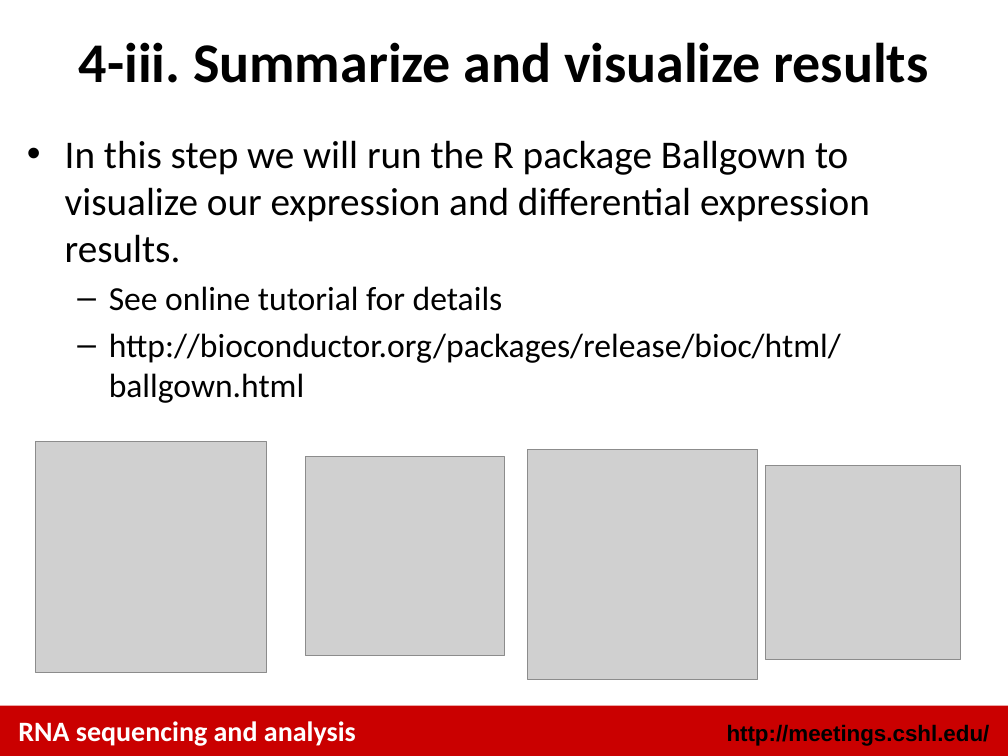
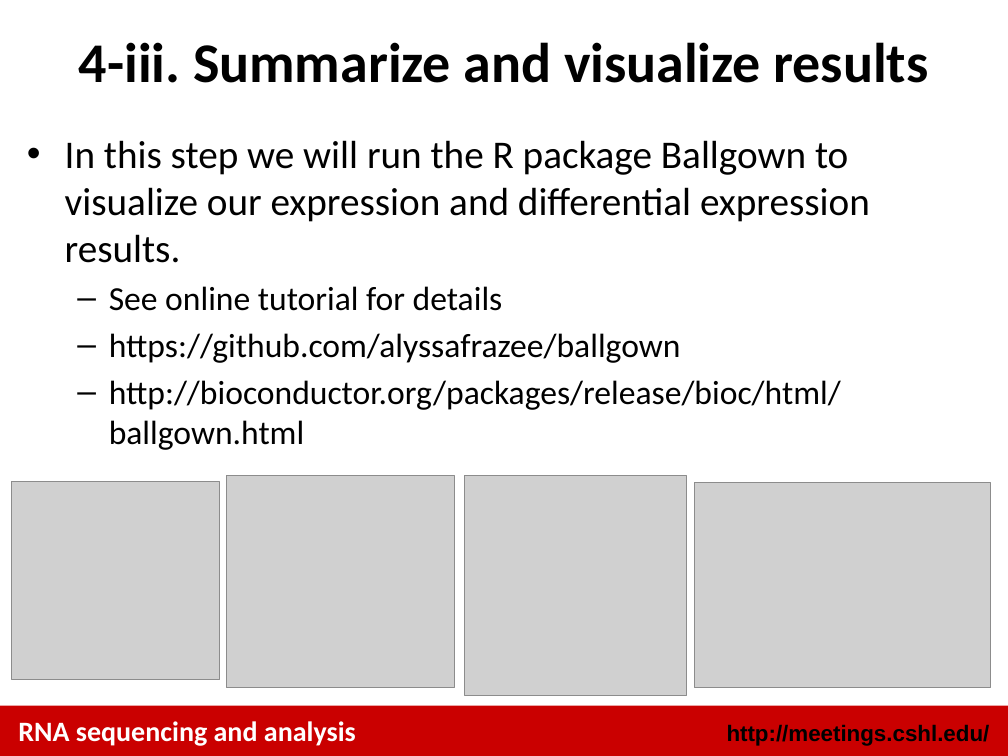
Before and after one commit to griffithlab/rnaseq_tutorial_wiki, a slide deck: slide 8 of LectureFiles/cshl/2016/RNASeq_Module3_Tutorial.pptx. Drawn at 1008x756 pixels with LibreOffice and Linux fonts; fonts in the diff are those of the drawing; grey boxes stand for pictures. Boxes give left, top, right and bottom in pixels: in the first picture for what was removed or moved away, otherwise in the second. Text is boxed around its words. In the diff, an @@ line names an element or a change of style, - is before the commit and + after.

```diff
--- a/LectureFiles/cshl/2016/RNASeq_Module3_Tutorial.pptx
+++ b/LectureFiles/cshl/2016/RNASeq_Module3_Tutorial.pptx
@@ text at (109,333,681,363): paragraph added @@
+  – https://github.com/alyssafrazee/ballgown
@@ picture added at (226,476,454,687) @@
@@ picture removed at (305,457,505,656) @@
@@ picture added at (465,476,686,696) @@
@@ picture removed at (528,450,758,679) @@
@@ picture: place and size @@
-picture at (35,442,266,672)
+picture at (12,481,220,679)
@@ picture: place and size @@
-picture at (766,466,961,660)
+picture at (695,483,991,687)
```
Also in this commit, not shown: 3 other files.
